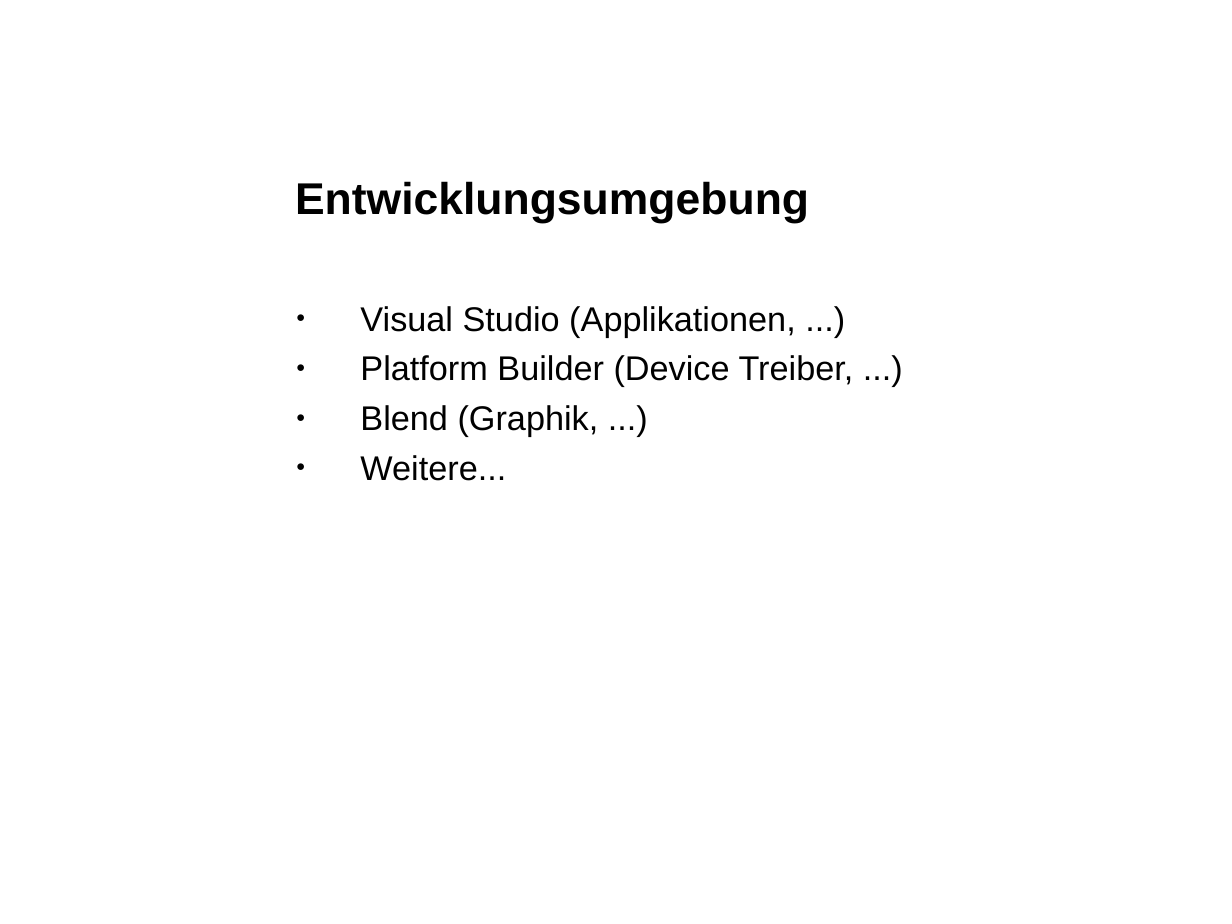
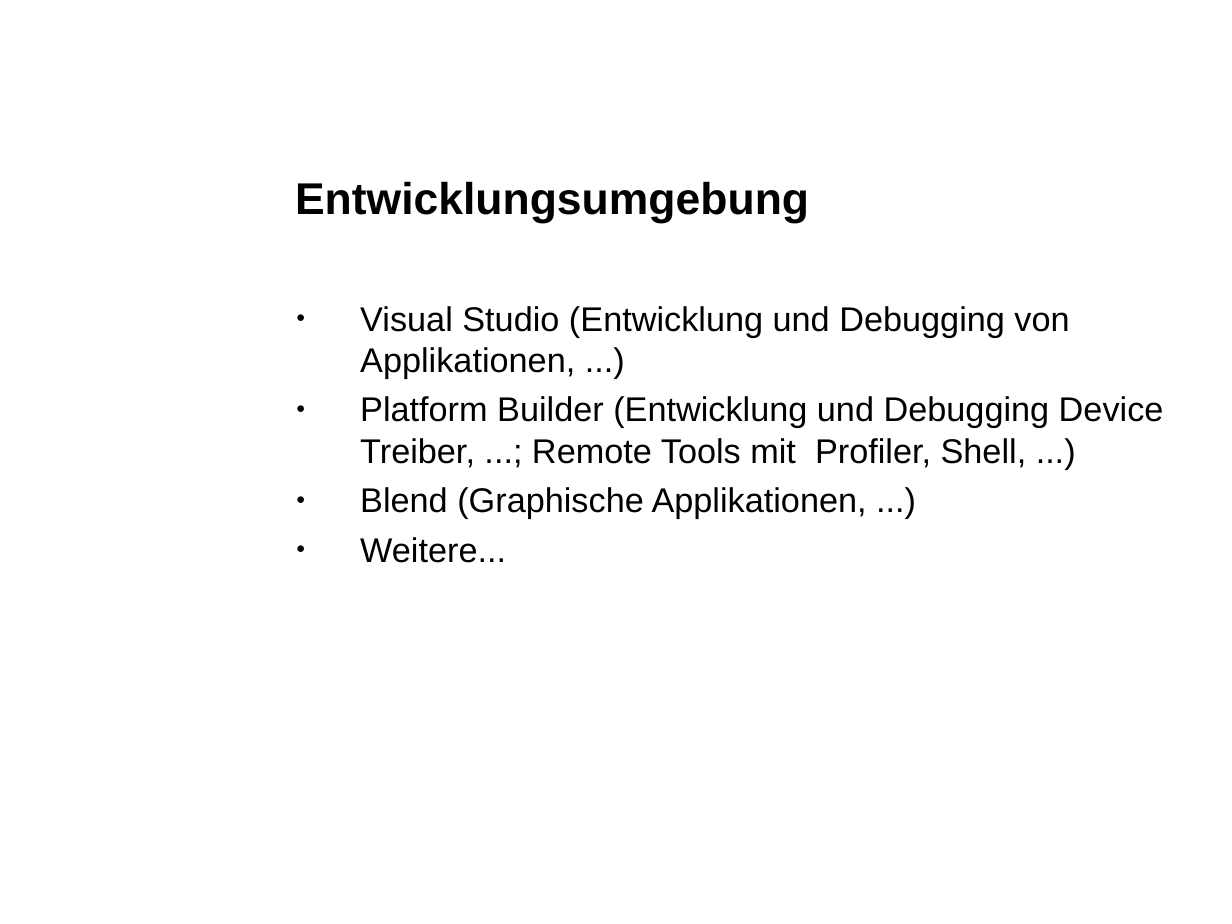
Before and after one commit to eojthejudge/softwaredesigndocs, a slide deck: slide 9 of Portieren/Marktuebersicht_Windows_Embedded.ppt. Drawn at 1232x924 pixels with LibreOffice and Linux fonts; fonts in the diff are those of the drawing; background and template pictures are left out. Boxes give left, top, right and bottom in pixels: in the first picture for what was removed or moved away, otherwise in the second. Text is boxed around its words. In the diff, an @@ line names an element or a change of style, - is before the commit and + after.

Commit message:
Add some text.

```diff
--- a/Portieren/Marktuebersicht_Windows_Embedded.ppt
+++ b/Portieren/Marktuebersicht_Windows_Embedded.ppt
@@ text at box(360, 306, 1164, 519): text changed @@
-● Visual Studio (Applikationen, ...)
-● Platform Builder (Device Treiber, ...)
-● Blend (Graphik, ...)
+● Visual Studio (Entwicklung und Debugging von Applikationen, ...)
+● Platform Builder (Entwicklung und Debugging Device Treiber, ...; Remote Tools mit Profiler, Shell, ...)
+● Blend (Graphische Applikationen, ...)
```
Also in this commit, not shown: 2 other slides changed.
